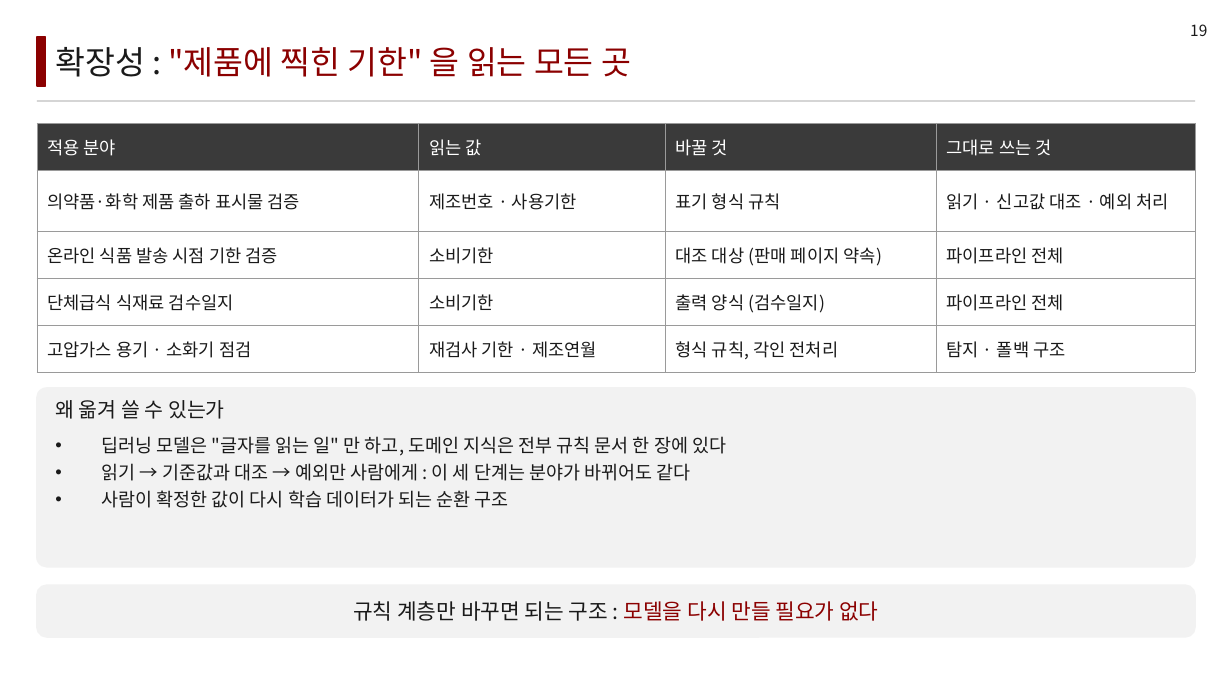
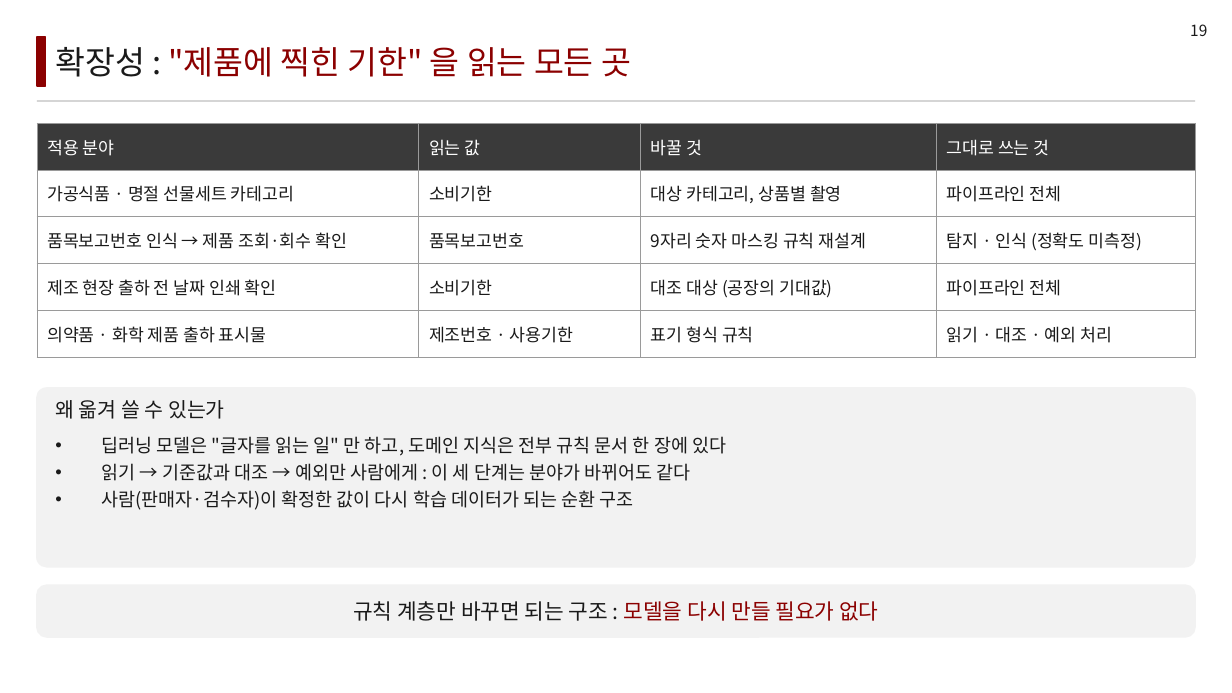
Before and after one commit to LEEbyeongchul/itda3-CODE-subway, a slide deck: slide 19 of 발표/[CODE]_서브웨이_본선발표.pptx. Drawn at 1232x693 pixels with LibreOffice and Linux fonts; fonts in the diff are those of the drawing. Boxes give left, top, right and bottom in pixels: in the first picture for what was removed or moved away, otherwise in the second. Text is boxed around its words. In the diff, an @@ line names an element or a change of style, - is before the commit and + after.

```diff
--- a/발표/[CODE]_서브웨이_본선발표.pptx
+++ b/발표/[CODE]_서브웨이_본선발표.pptx
@@ table at [37,123,1195,357] @@
-row 2: 의약품·화학 제품 출하 표시물 검증 | 제조번호 · 사용기한 | 표기 형식 규칙 | 읽기 · 신고값 대조 · 예외 처리
+row 2: 가공식품 · 명절 선물세트 카테고리 | 소비기한 | 대상 카테고리, 상품별 촬영 | 파이프라인 전체
-row 3: 온라인 식품 발송 시점 기한 검증 | 소비기한 | 대조 대상 (판매 페이지 약속) | 파이프라인 전체
+row 3: 품목보고번호 인식 → 제품 조회·회수 확인 | 품목보고번호 | 9자리 숫자 마스킹 규칙 재설계 | 탐지 · 인식 (정확도 미측정)
-row 4, column 1: 단체급식 식재료 검수일지
+row 4, column 1: 제조 현장 출하 전 날짜 인쇄 확인
-row 4, column 3: 출력 양식 (검수일지)
+row 4, column 3: 대조 대상 (공장의 기대값)
-row 5: 고압가스 용기 · 소화기 점검 | 재검사 기한 · 제조연월 | 형식 규칙, 각인 전처리 | 탐지 · 폴백 구조
+row 5: 의약품 · 화학 제품 출하 표시물 | 제조번호 · 사용기한 | 표기 형식 규칙 | 읽기 · 대조 · 예외 처리
@@ size 10.3 to 10.1 pt in "적용 분야", "읽는 값", "바꿀 것", "그대로 쓰는 것" and 2 more places @@
@@ text at [102,490,634,510]: text changed @@
-• 사람이 확정한 값이 다시 학습 데이터가 되는 순환 구조
+• 사람(판매자·검수자)이 확정한 값이 다시 학습 데이터가 되는 순환 구조
```
Also in this commit, not shown: 7 other slides changed, 5 other files.
